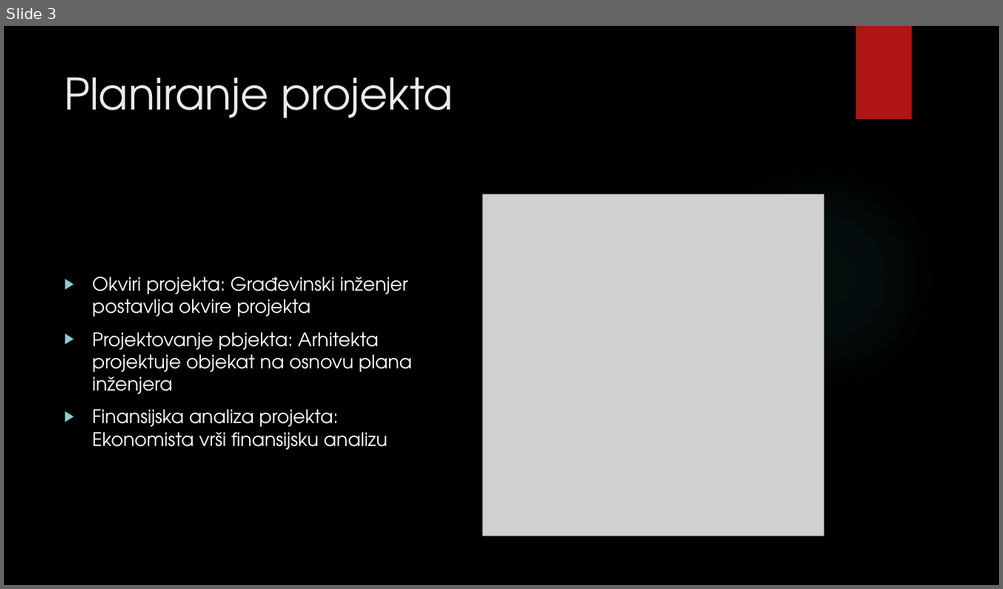
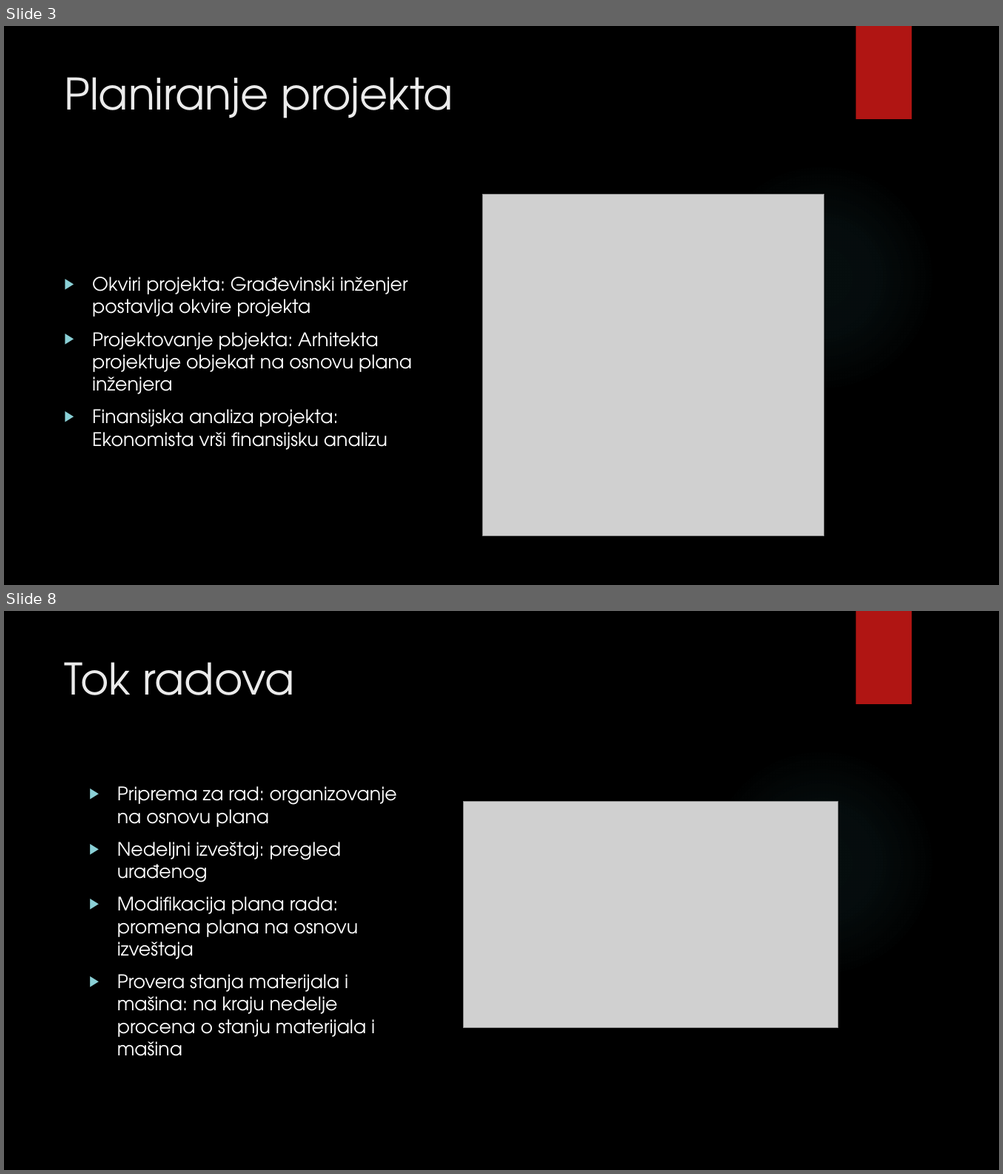
Before and after one commit to MATFPodmladak/ISGradjevinskeFirme, a slide deck: Prezentacija.pptx. Shown one above the other, each under a label of ours: slide 3 before the commit, slides 3 and 8 after it; the slides between them are not shown. The pictures are 1003x589 and 1003x1174 pixels, drawn with LibreOffice and Linux fonts; fonts in the diff are those of the drawing; grey boxes stand for pictures; background and template pictures are left out. Boxes give left, top, right and bottom in pixels: in the first picture for what was removed or moved away, otherwise in the second. Text is boxed around its words. In the diff, an @@ line names an element or a change of style, - is before the commit and + after.

```diff
--- a/Prezentacija.pptx
+++ b/Prezentacija.pptx
@@ slide 8 added at bbox=[4, 611, 999, 1170], background picture (left out); not listed: 2 template elements that a slide beside it also shows @@
@@ title added at bbox=[64, 662, 295, 695], 42 pt, text #EBEBEB @@
+Tok radova
@@ text added at bbox=[117, 786, 397, 1056], 18 pt, text #FFFFFF @@
+▶ Priprema za rad: organizovanje na osnovu plana
+▶ Nedeljni izveštaj: pregled urađenog
+▶ Modifikacija plana rada: promena plana na osnovu izveštaja
+▶ Provera stanja materijala i mašina: na kraju nedelje procena o stanju materijala i mašina
@@ picture added at bbox=[464, 801, 837, 1028] @@
```
Also in this commit, not shown: 1 slide changed, 9 other slides added, 1 slide removed, 2 other files.
